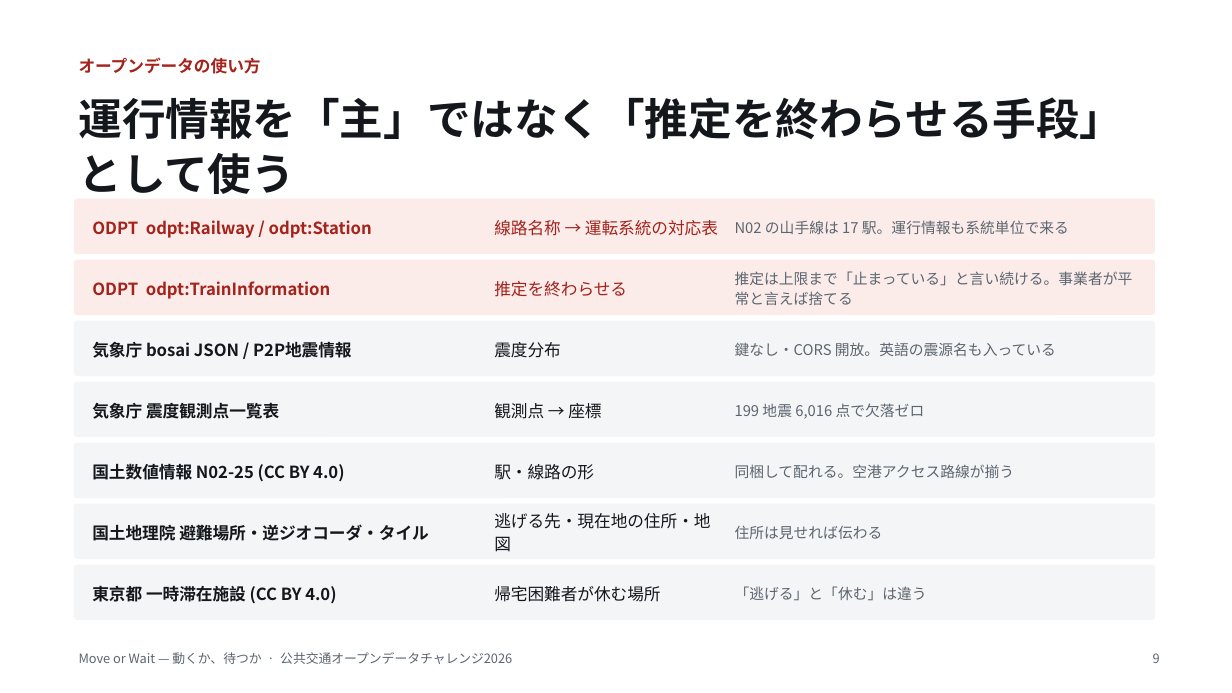
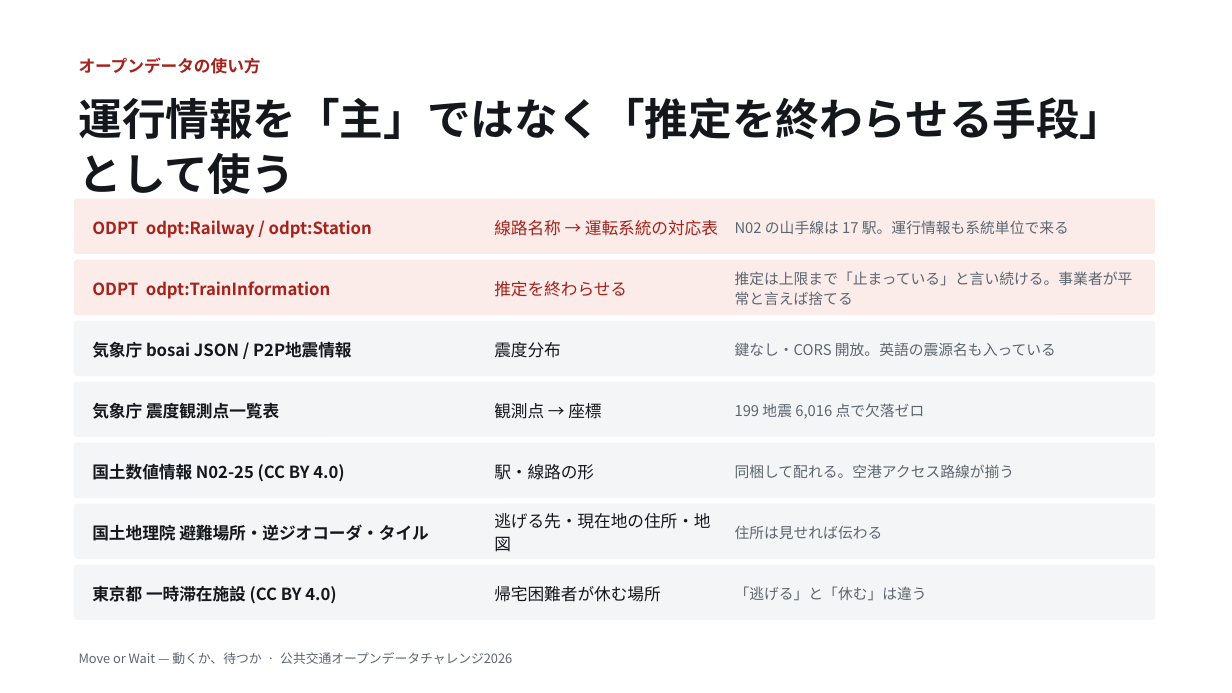
Before and after one commit to tyra0119/pj_DisasterPrevention, a slide deck: slide 8 of 公共交通オープンデータチャレンジ2026/紹介スライド.pptx (slide 9 before the commit). Drawn at 1232x693 pixels with LibreOffice and Linux fonts; fonts in the diff are those of the drawing. Boxes give left, top, right and bottom in pixels: in the first picture for what was removed or moved away, otherwise in the second. Text is boxed around its words. In the diff, an @@ line names an element or a change of style, - is before the commit and + after.

```diff
--- a/公共交通オープンデータチャレンジ2026/紹介スライド.pptx
+++ b/公共交通オープンデータチャレンジ2026/紹介スライド.pptx
@@ text removed at box(1153, 653, 1160, 663) @@
-9
```
Also in this commit, not shown: 8 other slides changed, 3 slides removed, 5 other files.
